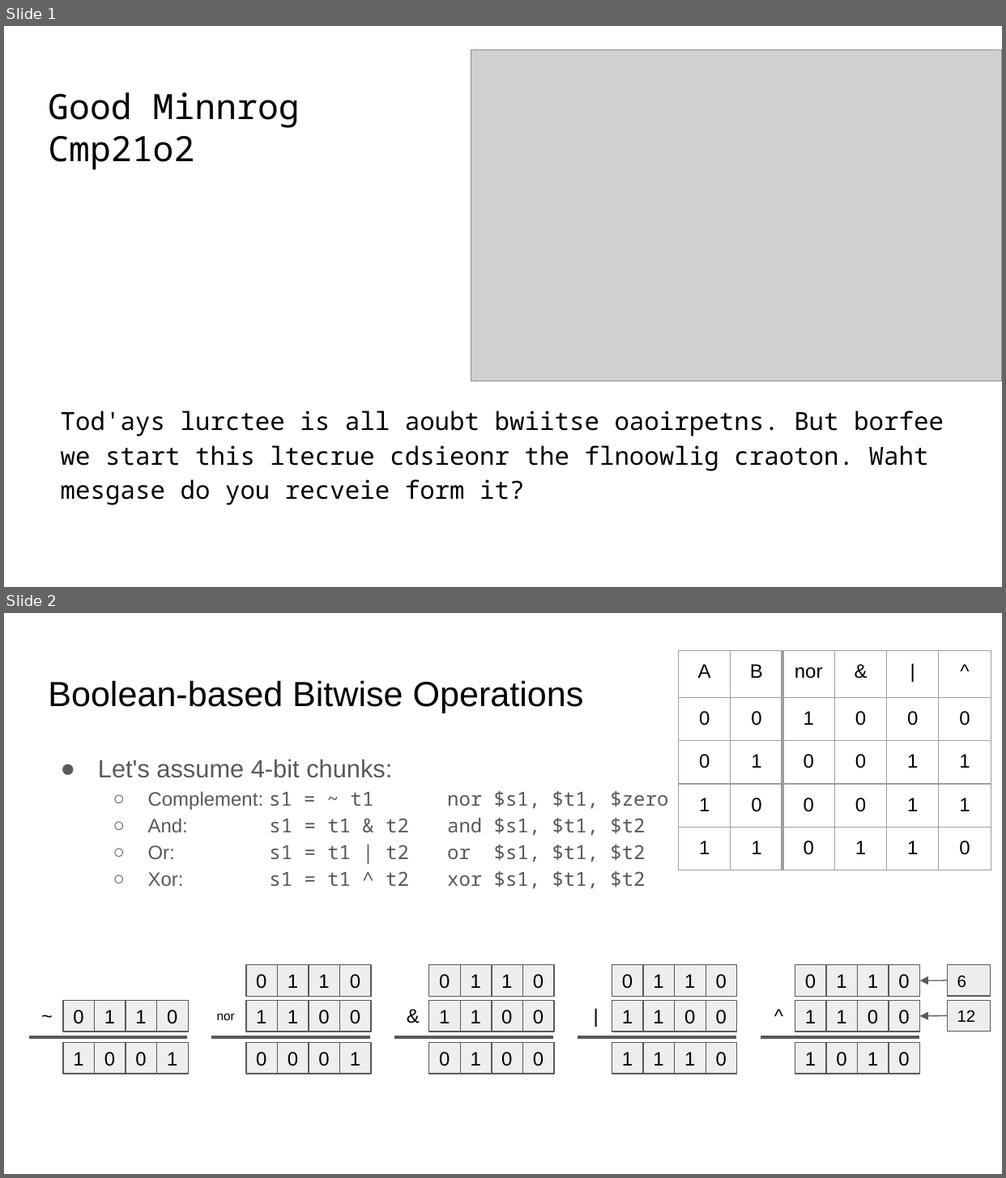
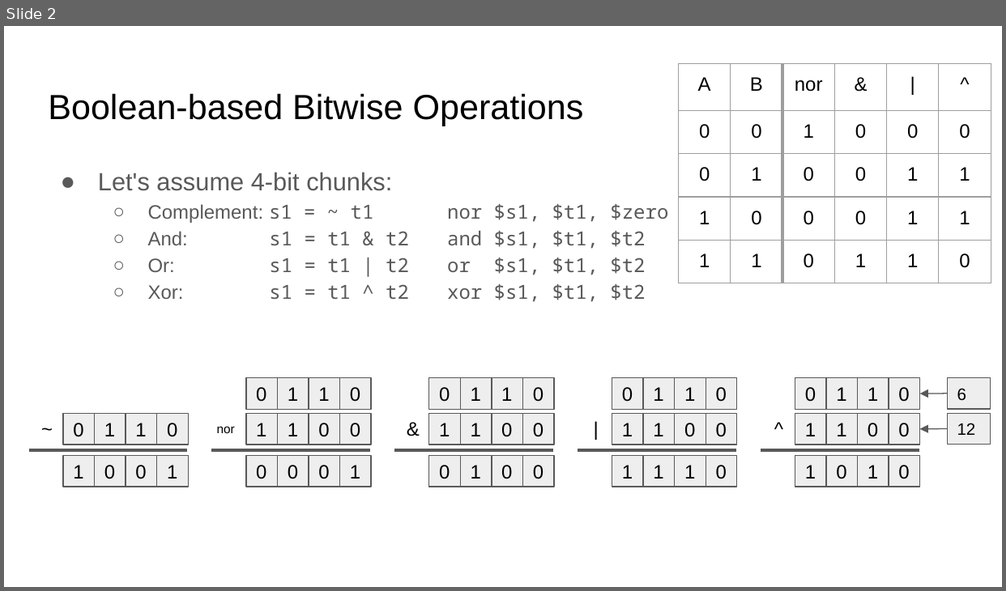
Before and after one commit to sgarcia0206/comp122-f23, a slide deck: format-encodings/slide_presentations/.hidden/bitwise-operations.pptx. Shown one above the other, each under a label of ours: slides 1 and 2 before the commit, slide 2 after it. The pictures are 1006x1178 and 1006x591 pixels, drawn with LibreOffice and Linux fonts; fonts in the diff are those of the drawing; grey boxes stand for pictures. Boxes give left, top, right and bottom in pixels: in the first picture for what was removed or moved away, otherwise in the second. Text is boxed around its words. In the diff, an @@ line names an element or a change of style, - is before the commit and + after.

Commit message:
fixed slides

```diff
--- a/format-encodings/slide_presentations/.hidden/bitwise-operations.pptx
+++ b/format-encodings/slide_presentations/.hidden/bitwise-operations.pptx
@@ slide 1 removed at box(4, 26, 1002, 587), background #FFFFFF @@
@@ picture removed at box(471, 50, 1002, 382) @@
@@ title removed at box(48, 92, 300, 170) @@
-Good Minnrog
-Cmp21o2
@@ text removed at box(61, 411, 944, 506) @@
-Tod'ays lurctee is all aoubt bwiitse oaoirpetns. But borfee we start this ltecrue cdsieonr the flnoowlig craoton. Waht mesgase do you recveie form it?
```
Also in this commit, not shown: 1 other file.
